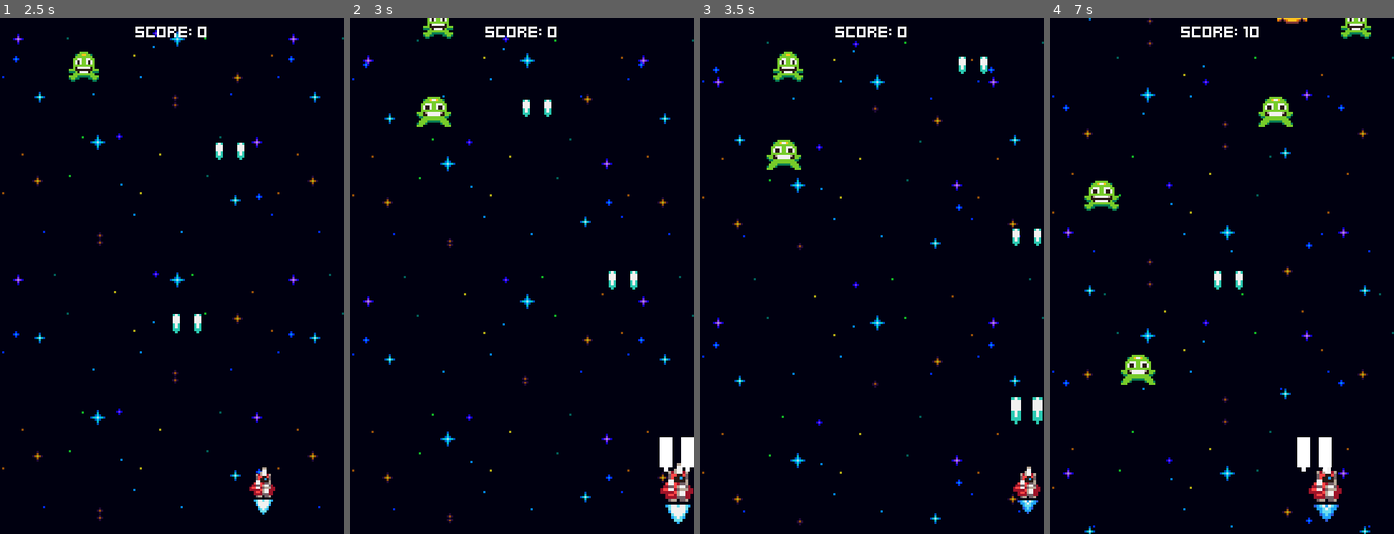
Above: before the commit, frames 1-4 (left to right).
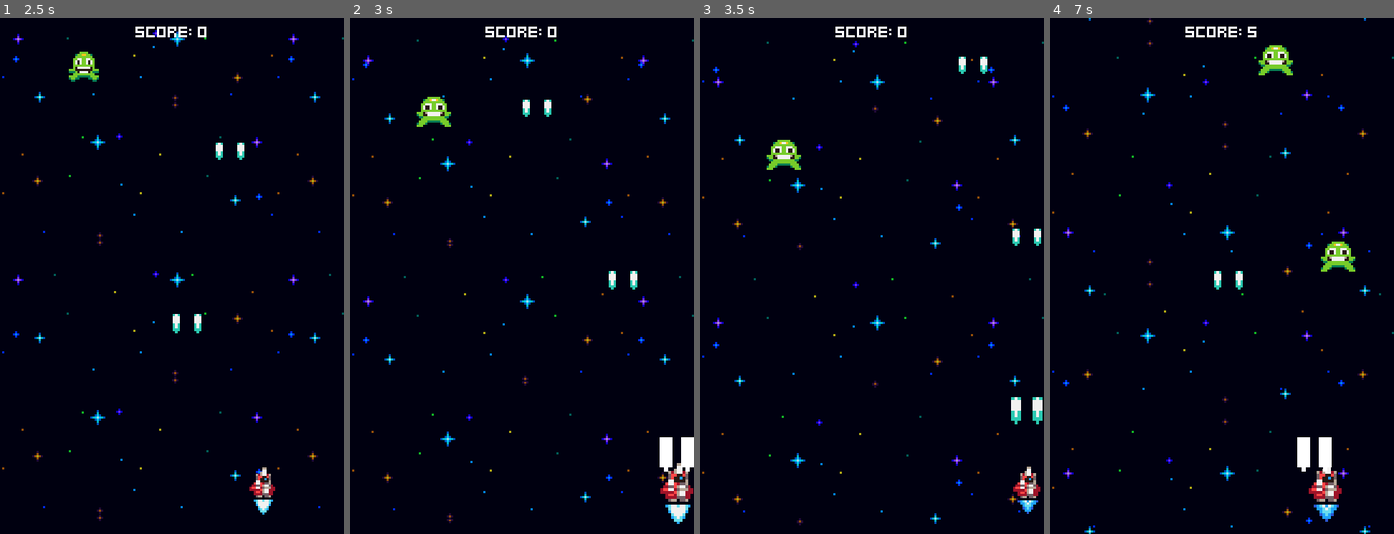
Above: after the commit, the same moments.

Repository: elbow667/GalaxyDefiance
Game: Godot game, scene res://Menus/menu.tscn
The game is run twice, just before and just after one commit, with the same random seed, the same clock (stepped at 60 frames per second) and the same inputs.
Inputs:
- Up to frame 1 (2.5 s): tap Space at 0.5 s; hold Right (ui_right) 0.53-1.28 s; tap Enter (ui_accept) at 0.77, 1.52 s; hold Left (ui_left) 1.28-2.03 s; hold Right (ui_right) from 2.03 s (still down)
- Up to frame 2 (3 s): keep holding Right (ui_right)
- Up to frame 3 (3.5 s): keep holding Right (ui_right); tap Enter (ui_accept) at 3.02 s
- Up to frame 4 (7 s): release Right (ui_right) at 3.53 s; hold Left (ui_left) 3.53-5.78 s; tap Enter (ui_accept) at 3.77, 4.52, 6.02, 6.77 s; hold Right (ui_right) from 5.78 s (still down)

Frame 1 is identical in both runs. In frame 2, 0.3% of the frame differs, in the area x 21-30%, y 0-5%; in frame 3, 0.4%; in frame 4, 2.7%, in the area x 10-94%, y 0-72%.

Commit message:
difficulty curve

Diff:
--- a/Enemies/enemy_generator.gd
+++ b/Enemies/enemy_generator.gd
@@ -3,6 +3,8 @@
 @export var GreenEnemyScene: PackedScene
 @export var YellowEnemyScene: PackedScene
 @export var PinkEnemyScene: PackedScene
+
+@export var game_stats: GameStats
 
 var margin = 8
 var screen_width = ProjectSettings.get_setting("display/window/size/viewport_width")
@@ -15,10 +17,18 @@
 # Called when the node enters the scene tree for the first time.
 func _ready() -> void:
 	green_enemy_spawn_timer.timeout.connect(handle_spawn.bind(GreenEnemyScene, green_enemy_spawn_timer))
-	yellow_enemy_spawn_timer.timeout.connect(handle_spawn.bind(YellowEnemyScene, yellow_enemy_spawn_timer))
-	pink_enemy_spawn_timer.timeout.connect(handle_spawn.bind(PinkEnemyScene, pink_enemy_spawn_timer))
+	yellow_enemy_spawn_timer.timeout.connect(handle_spawn.bind(YellowEnemyScene, yellow_enemy_spawn_timer, 5.0))
+	pink_enemy_spawn_timer.timeout.connect(handle_spawn.bind(PinkEnemyScene, pink_enemy_spawn_timer, 10.0))
 
-func handle_spawn(enemy_scene: PackedScene, timer: Timer) -> void:
+	game_stats.score_changed.connect(func(new_score: int):
+		if new_score > 100:
+			yellow_enemy_spawn_timer.process_mode = Node.PROCESS_MODE_INHERIT
+		if new_score > 150:
+			pink_enemy_spawn_timer.process_mode = Node.PROCESS_MODE_INHERIT
+		)
+
+func handle_spawn(enemy_scene: PackedScene, timer: Timer, time_offset: float = 1.0) -> void:
 	spawner_component.scene = enemy_scene
 	spawner_component.spawn(Vector2(randf_range(margin, screen_width - margin), -16))
-	timer.start()
+	var spawn_rate = time_offset / (0.5 + (game_stats.score * 0.01))
+	timer.start(spawn_rate + randf_range(0.25, 0.5))
--- a/Enemies/enemy_generator.tscn
+++ b/Enemies/enemy_generator.tscn
@@ -1,16 +1,18 @@
-[gd_scene load_steps=6 format=3 uid="uid://ci8lq3g1dlov1"]
+[gd_scene load_steps=7 format=3 uid="uid://ci8lq3g1dlov1"]
 
 [ext_resource type="Script" path="res://Enemies/enemy_generator.gd" id="1_kqusq"]
 [ext_resource type="PackedScene" uid="uid://bkk2gsyg1w0b3" path="res://Enemies/green_enemy.tscn" id="2_oys6r"]
 [ext_resource type="PackedScene" uid="uid://bhig2ii73teyr" path="res://Enemies/yellow_enemy.tscn" id="3_fpagi"]
 [ext_resource type="Script" path="res://components/spawner_component.gd" id="3_mtynu"]
 [ext_resource type="PackedScene" uid="uid://ba2h6cq0wgujl" path="res://Enemies/pink_enemy.tscn" id="4_qw6ur"]
+[ext_resource type="Resource" uid="uid://m7x3g1o840ot" path="res://game_stats.tres" id="5_e7g4h"]
 
 [node name="EnemyGenerator" type="Node2D"]
 script = ExtResource("1_kqusq")
 GreenEnemyScene = ExtResource("2_oys6r")
 YellowEnemyScene = ExtResource("3_fpagi")
 PinkEnemyScene = ExtResource("4_qw6ur")
+game_stats = ExtResource("5_e7g4h")
 
 [node name="SpawnerComponent" type="Node2D" parent="."]
 script = ExtResource("3_mtynu")
@@ -20,11 +22,13 @@
 autostart = true
 
 [node name="YellowEnemySpawnTimer" type="Timer" parent="."]
+process_mode = 4
 wait_time = 5.0
 one_shot = true
 autostart = true
 
 [node name="PinkEnemySpawnTimer" type="Timer" parent="."]
+process_mode = 4
 wait_time = 9.0
 one_shot = true
 autostart = true
--- a/projectiles/pink_enemy_projectile.tscn
+++ b/projectiles/pink_enemy_projectile.tscn
@@ -45,6 +45,21 @@
 [sub_resource type="CircleShape2D" id="CircleShape2D_b3lay"]
 radius = 4.0
 
+[sub_resource type="Animation" id="Animation_yw4e4"]
+length = 0.001
+tracks/0/type = "value"
+tracks/0/imported = false
+tracks/0/enabled = true
+tracks/0/path = NodePath("Anchor:position")
+tracks/0/interp = 1
+tracks/0/loop_wrap = true
+tracks/0/keys = {
+"times": PackedFloat32Array(0),
+"transitions": PackedFloat32Array(1),
+"update": 0,
+"values": [Vector2(-4, 0)]
+}
+
 [sub_resource type="Animation" id="Animation_45s6w"]
 resource_name = "ocillate"
 loop_mode = 1
@@ -59,21 +74,6 @@
 "transitions": PackedFloat32Array(1, 1),
 "update": 0,
 "values": [Vector2(-4, 0), Vector2(4, 0)]
-}
-
-[sub_resource type="Animation" id="Animation_yw4e4"]
-length = 0.001
-tracks/0/type = "value"
-tracks/0/imported = false
-tracks/0/enabled = true
-tracks/0/path = NodePath("Anchor:position")
-tracks/0/interp = 1
-tracks/0/loop_wrap = true
-tracks/0/keys = {
-"times": PackedFloat32Array(0),
-"transitions": PackedFloat32Array(1),
-"update": 0,
-"values": [Vector2(-4, 0)]
 }
 
 [sub_resource type="AnimationLibrary" id="AnimationLibrary_0too7"]
